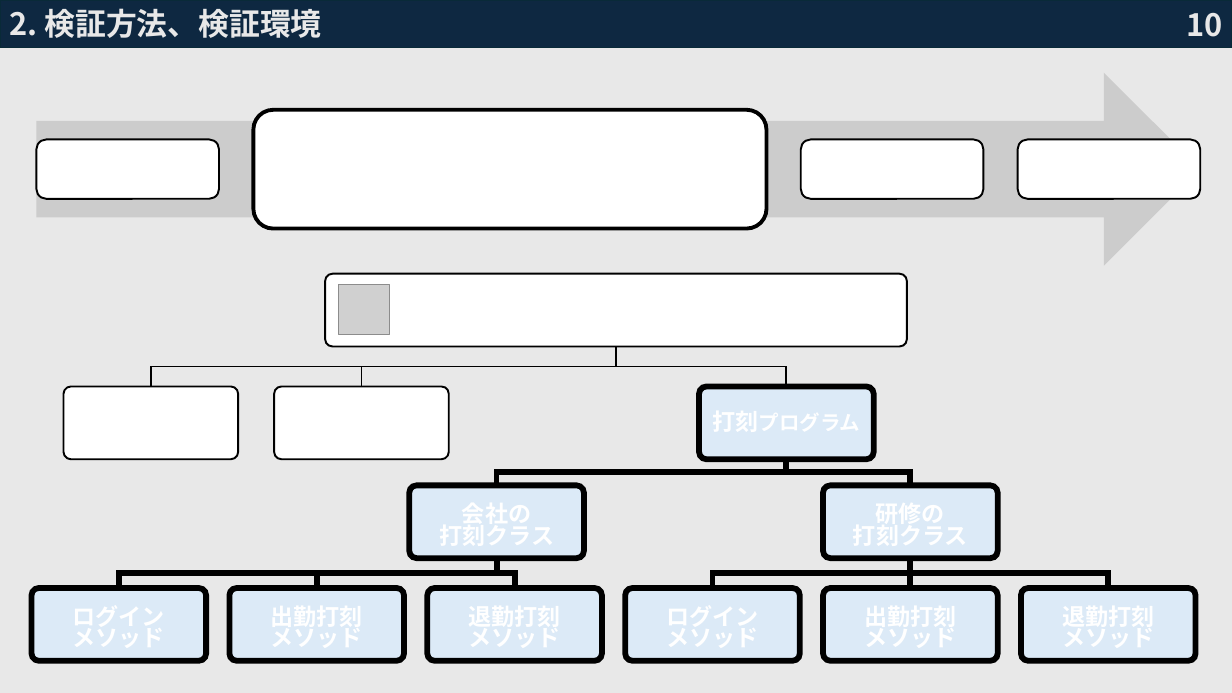
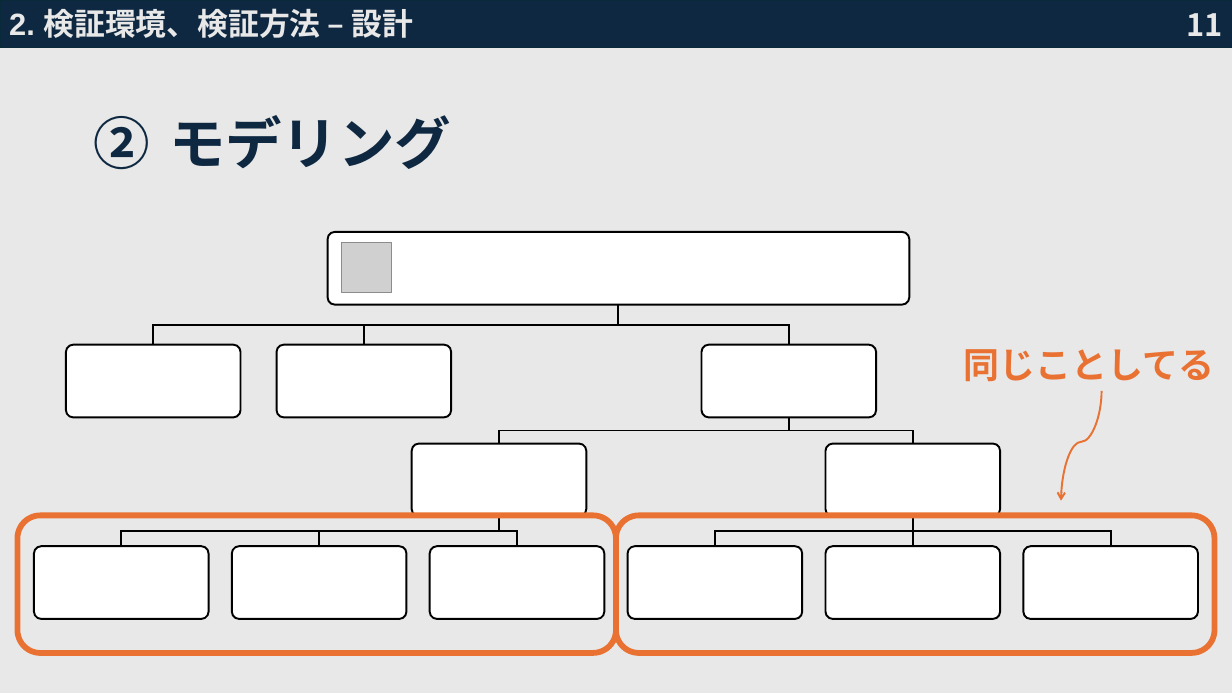
Before and after one commit to sahokk/JavaDakoku0502, a slide deck: slide 12 of 技術検証発表資料2.pptx (slide 11 before the commit). Drawn at 1232x693 pixels with LibreOffice and Linux fonts; fonts in the diff are those of the drawing; grey boxes stand for pictures. Boxes give left, top, right and bottom in pixels: in the first picture for what was removed or moved away, otherwise in the second. Text is boxed around its words. In the diff, an @@ line names an element or a change of style, - is before the commit and + after.

```diff
--- a/技術検証発表資料2.pptx
+++ b/技術検証発表資料2.pptx
@@ text at [9, 8, 413, 38]: text changed; font Noto Sans CJK JP to Arial @@
-2. 検証方法、検証環境
+2. 検証環境、検証方法 – 設計
@@ page number at [1186, 13, 1222, 36]: text changed @@
-10
+11
@@ title added at [169, 115, 451, 169], 44 pt, text #0E2841, bold @@
+2. モデリング
@@ group removed at [36, 73, 1201, 266]: 4 rounded rectangles, 1 right arrow @@
@@ text added at [964, 349, 1214, 382], 28 pt, text #E97132, bold @@
+同じことしてる
@@ curved arrow added from (1102, 391) to (1061, 501), #E97132 1.5 pt @@
@@ rounded rectangle added at [18, 516, 616, 653], outline #E97132 4.5 pt @@
@@ rounded rectangle added at [616, 516, 1215, 653], outline #E97132 4.5 pt @@
@@ 6 rounded rectangles, 6 freeform shapes, 1 picture: place and size @@
-6 rounded rectangles, 6 freeform shapes, 1 picture at [64, 284, 998, 661]
+6 rounded rectangles, 6 freeform shapes, 1 picture at [66, 242, 1000, 619]
@@ outline #000000 4.5 pt to #000000 1.5 pt in 8 elements at [319, 517, 499, 546], [121, 517, 499, 546], [789, 418, 913, 444], [909, 517, 918, 546], [499, 418, 789, 444], [499, 517, 517, 546], [913, 517, 1111, 546], [715, 517, 913, 546] @@
@@ 6 rounded rectangles, 5 freeform shapes: place and size @@
-6 rounded rectangles, 5 freeform shapes at [31, 274, 1196, 661]
+6 rounded rectangles, 5 freeform shapes at [34, 232, 1199, 619]
@@ fill #DCEAF7 to #FFFFFF; outline #000000 4.5 pt to #000000 1.5 pt in 9 elements at [701, 345, 876, 418], [825, 444, 1000, 517], [825, 546, 1000, 619], [628, 546, 802, 619], [412, 444, 587, 517], [1024, 546, 1199, 619], [34, 546, 209, 619], [232, 546, 407, 619], [430, 546, 604, 619] @@
```
Also in this commit, not shown: 11 other slides changed, 15 slides added, 8 slides removed, 31 other files.
